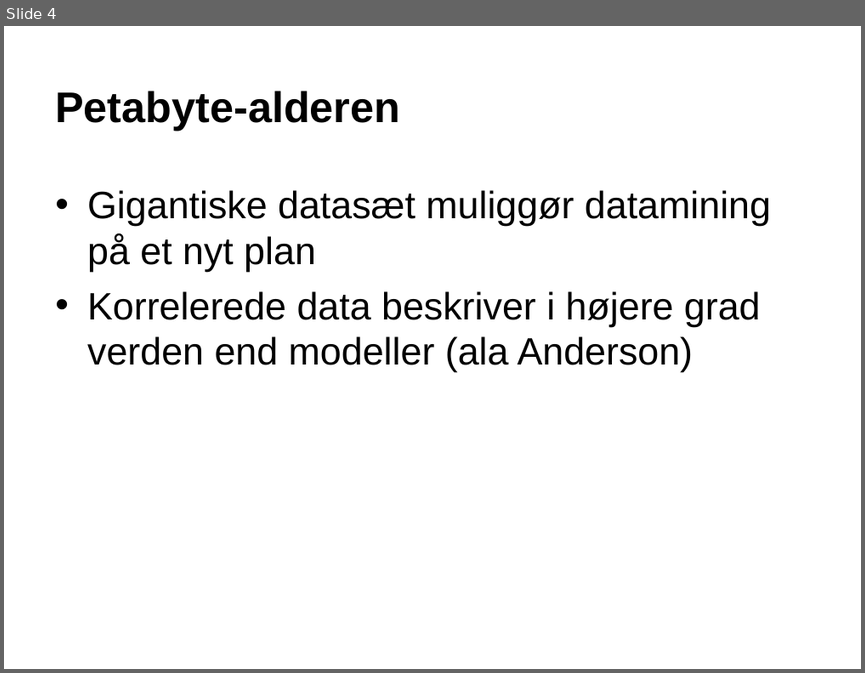
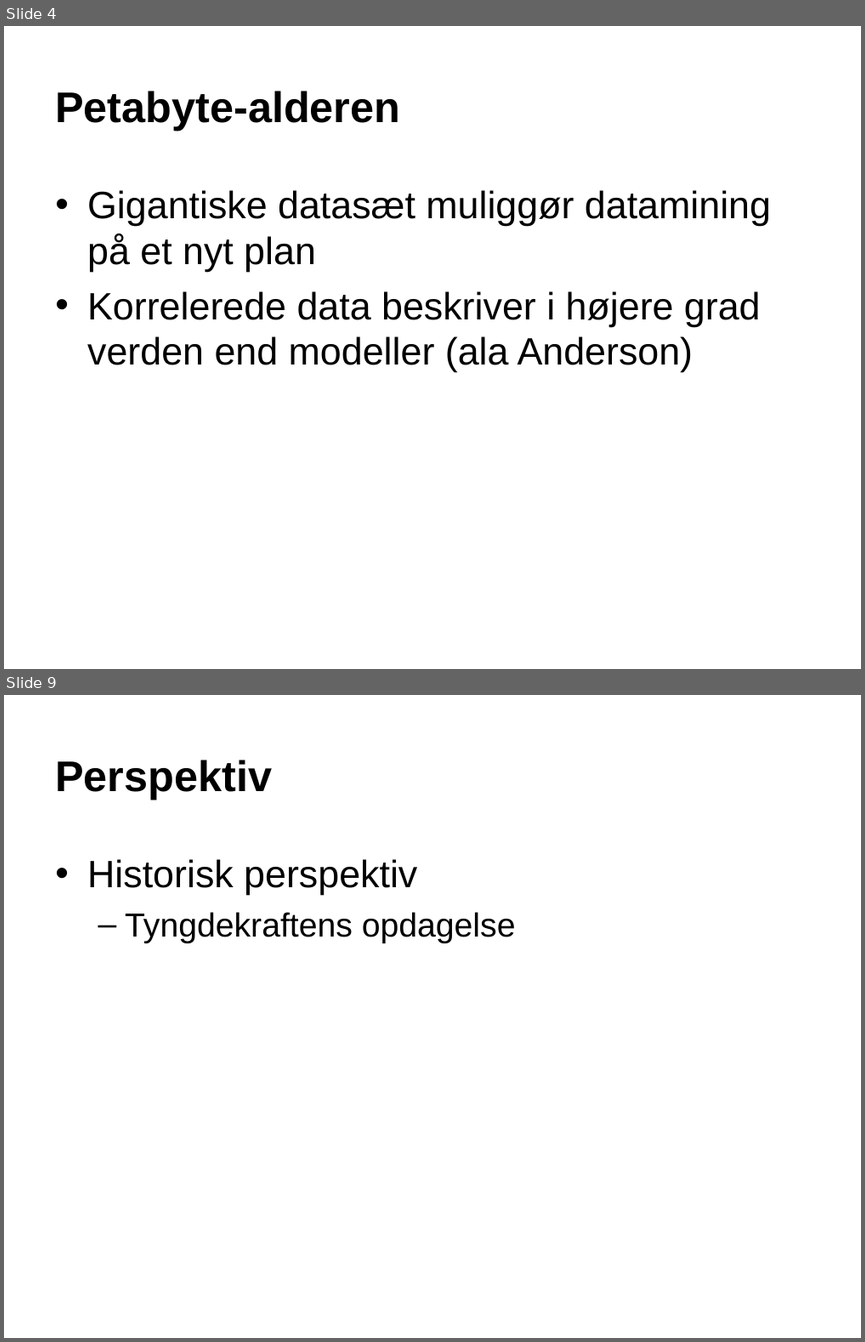
Before and after one commit to pspeder/DatVid-Assignments, a slide deck: week2/oplæg/Presentation1.ppt. Shown one above the other, each under a label of ours: slide 4 before the commit, slides 4 and 9 after it; the slides between them are not shown. The pictures are 865x673 and 865x1342 pixels, drawn with LibreOffice and Linux fonts; fonts in the diff are those of the drawing; background and template pictures are left out. Boxes give left, top, right and bottom in pixels: in the first picture for what was removed or moved away, otherwise in the second. Text is boxed around its words. In the diff, an @@ line names an element or a change of style, - is before the commit and + after.

```diff
--- a/week2/oplæg/Presentation1.ppt
+++ b/week2/oplæg/Presentation1.ppt
@@ slide 9 added at (4,695,861,1338), background picture (left out) @@
@@ title added at (55,760,272,800), 36 pt, text #000000, bold @@
+Perspektiv
@@ text added at (87,859,516,943), 28 pt, text #000000 @@
+• Historisk perspektiv
+  – Tyngdekraftens opdagelse
```
Also in this commit, not shown: 3 slides changed, 3 other slides added.
